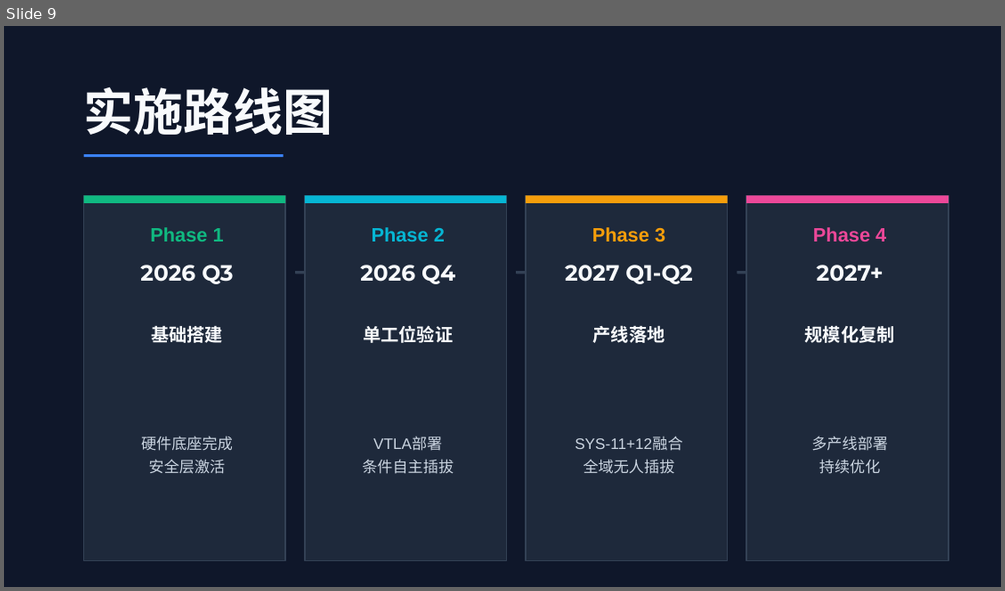
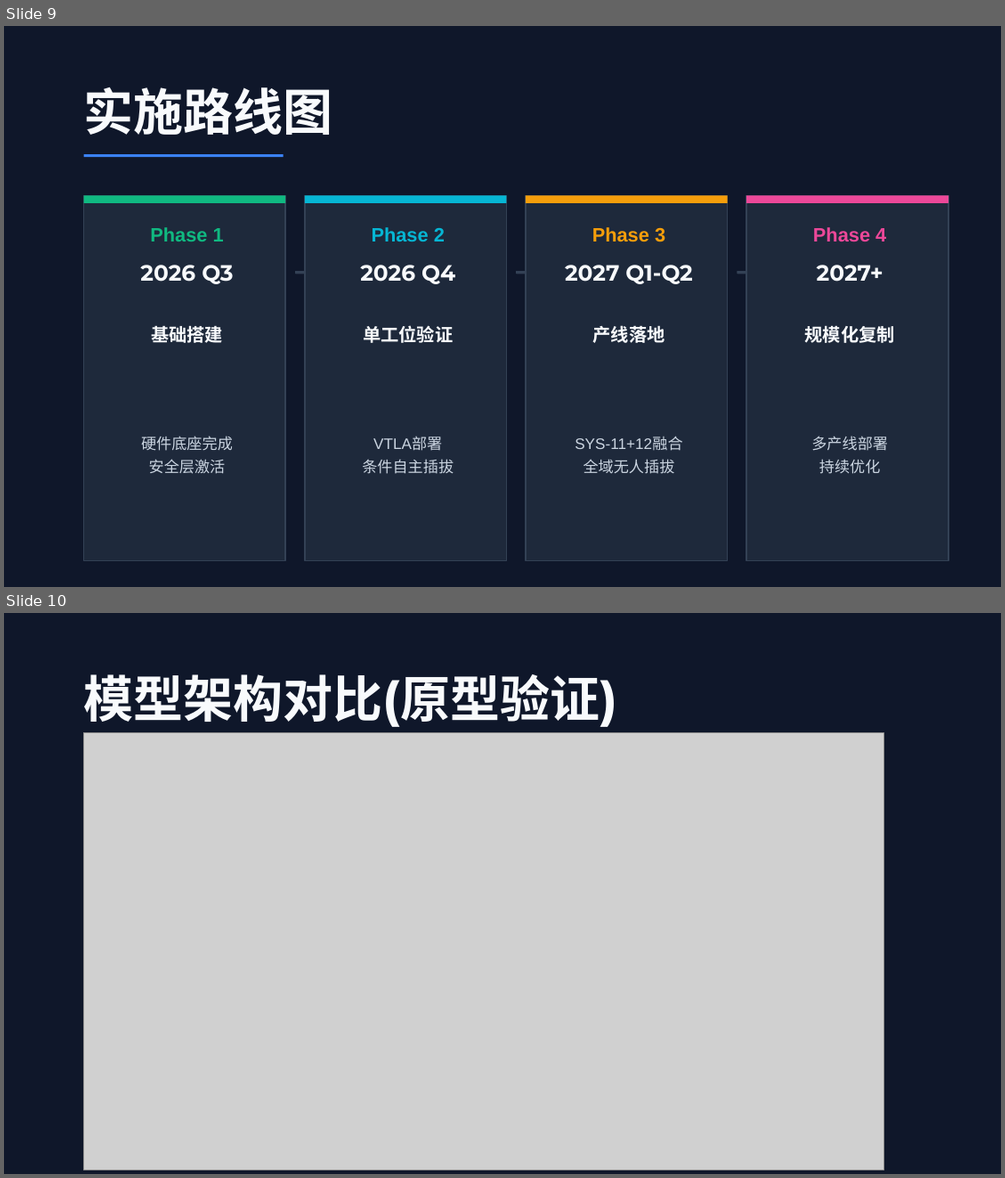
Before and after one commit to MikeBMW/lerobot-smolvla-lew, a slide deck: docs/L1-Z-MAX产品发布-v1.0.4.pptx. Shown one above the other, each under a label of ours: slide 9 before the commit, slides 9 and 10 after it. The pictures are 1005x591 and 1005x1178 pixels, drawn with LibreOffice and Linux fonts; fonts in the diff are those of the drawing; grey boxes stand for pictures. Boxes give left, top, right and bottom in pixels: in the first picture for what was removed or moved away, otherwise in the second. Text is boxed around its words. In the diff, an @@ line names an element or a change of style, - is before the commit and + after.

```diff
--- a/docs/L1-Z-MAX产品发布-v1.0.4.pptx
+++ b/docs/L1-Z-MAX产品发布-v1.0.4.pptx
@@ slide 10 added at (x1=4, y1=613, x2=1001, y2=1174), background #0F172A @@
@@ text added at (x1=84, y1=674, x2=618, y2=727), 36 pt, text #F8FAFC, bold @@
+模型架构对比(原型验证)
@@ line added from (84, 743) to (283, 743), #3B82F6 2 pt @@
@@ picture added at (x1=84, y1=732, x2=883, y2=1169) @@
```
Also in this commit, not shown: 2 other slides added, 1 other file.
